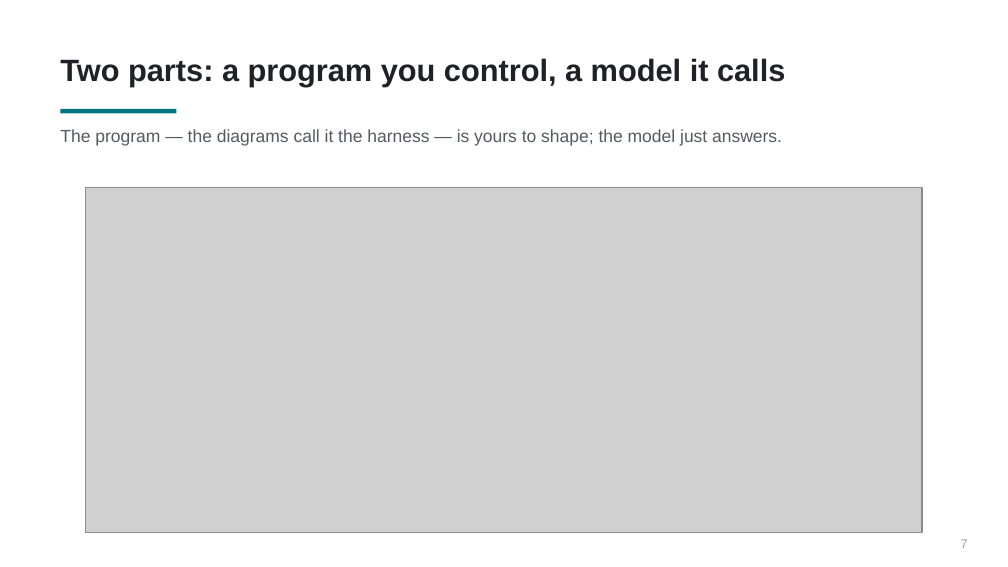
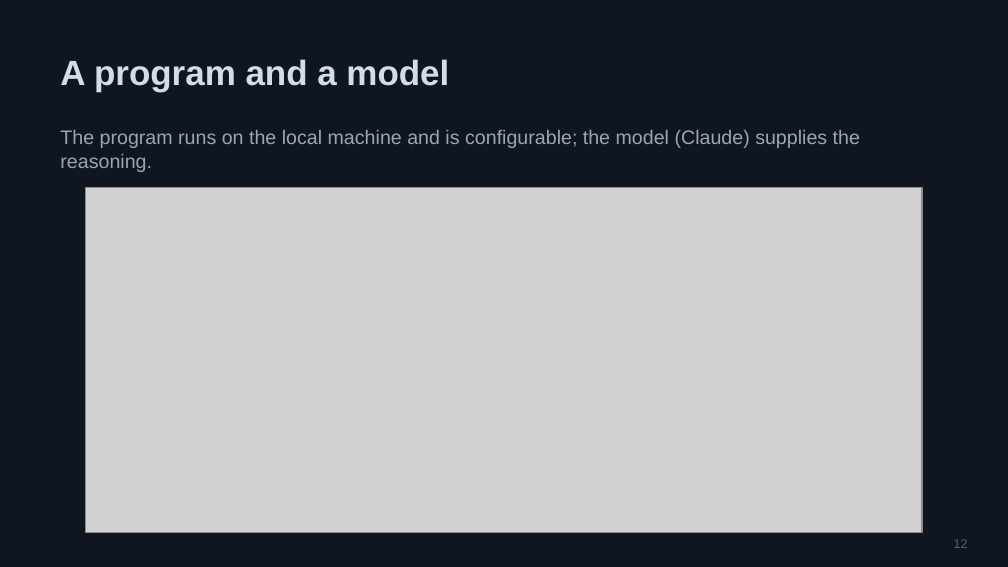
Before and after one commit to PursuitOfDataScience/uchicago-workshops, a slide deck: slide 12 of claude-code-tutorial/claude-code-tutorial.pptx (slide 7 before the commit). Drawn at 1008x567 pixels with LibreOffice and Linux fonts; fonts in the diff are those of the drawing; grey boxes stand for pictures. Boxes give left, top, right and bottom in pixels: in the first picture for what was removed or moved away, otherwise in the second. Text is boxed around its words. In the diff, an @@ line names an element or a change of style, - is before the commit and + after.

```diff
--- a/claude-code-tutorial/claude-code-tutorial.pptx
+++ b/claude-code-tutorial/claude-code-tutorial.pptx
@@ rectangle added at [0,0,1008,566], fill #0F1621 @@
@@ text at [60,59,449,92]: text changed; size 22 to 25 pt; text colour #1E2126 to #D6DCE6 @@
-Two parts: a program you control, a model it calls
+A program and a model
@@ rectangle removed at [60,109,176,113] @@
@@ text at [60,130,860,172]: text changed; size 12.5 to 14 pt; text colour #555A61 to #9BA6B4 @@
-The program — the diagrams call it the harness — is yours to shape; the model just answers.
+The program runs on the local machine and is configurable; the model (Claude) supplies the reasoning.
@@ text at [954,539,968,548]: text changed; text colour #989EA6 to #566072 @@
-7
+12
```
Also in this commit, not shown: 6 other slides changed, 35 slides added, 39 slides removed, 1 other file.
